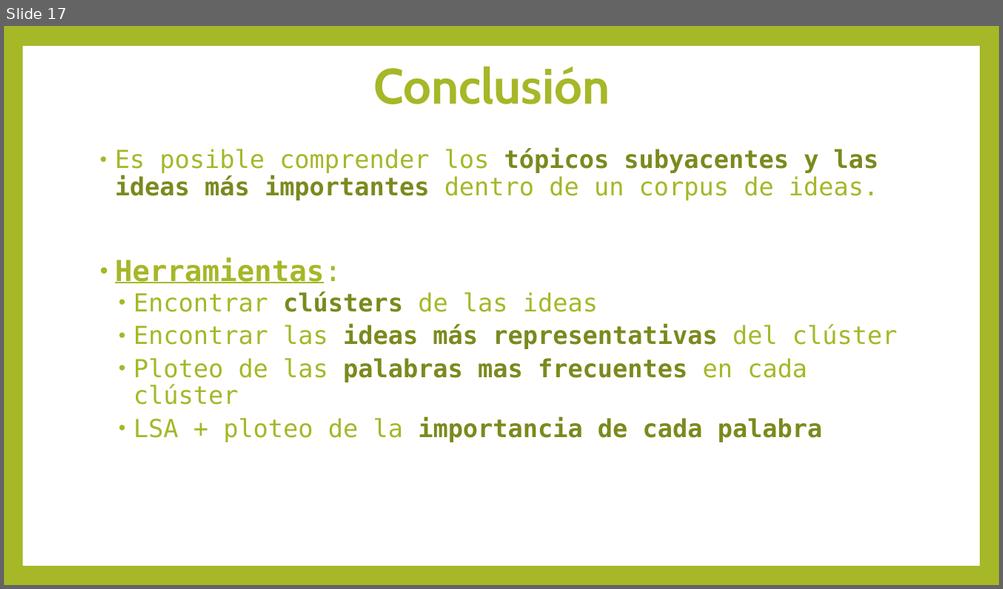
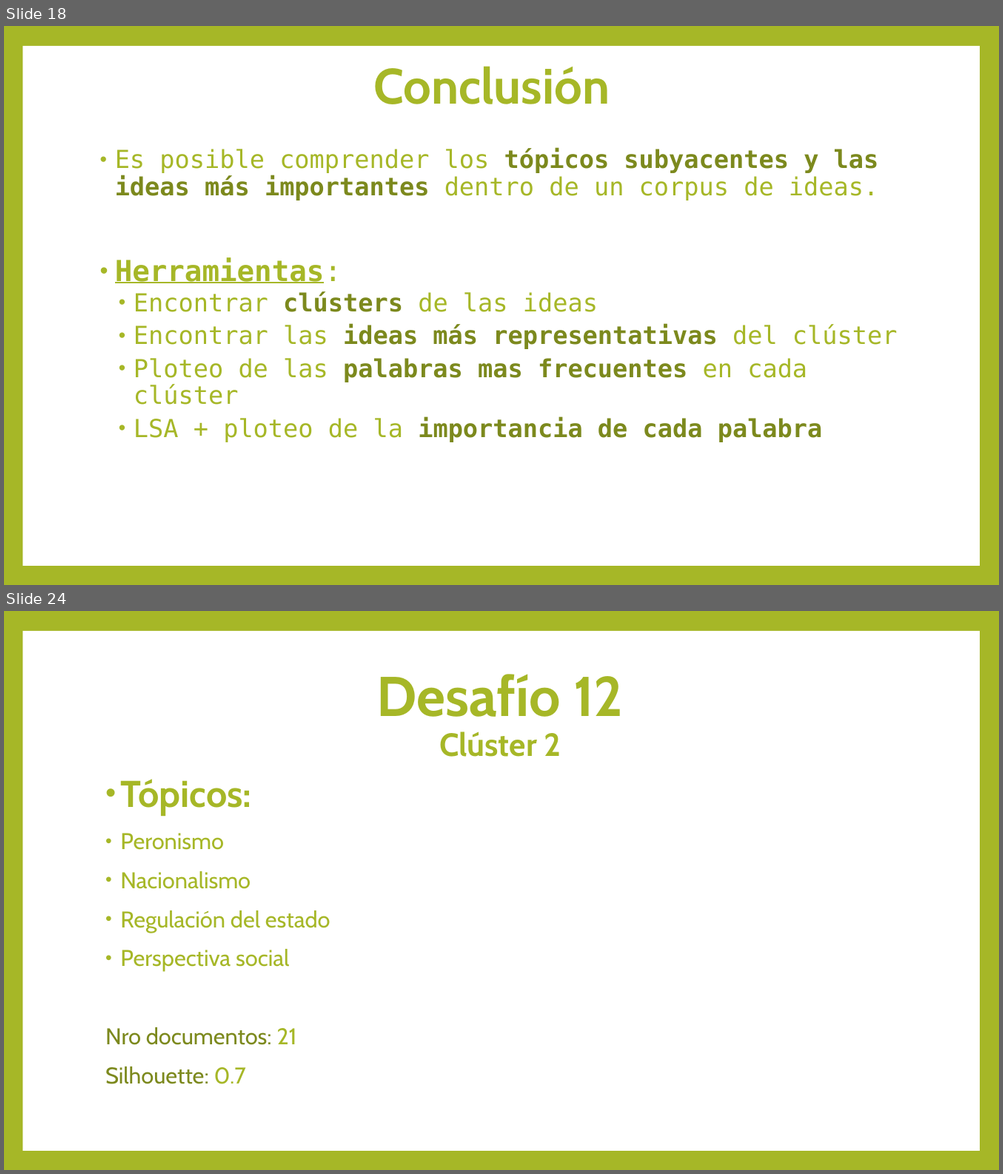
Before and after one commit to felipeaguirre66/PoliticsNLP, a slide deck: Summarization/presentacion_summarization.pptx. Shown one above the other, each under a label of ours: slide 17 before the commit, slides 18 and 24 after it; the slides between them are not shown. The pictures are 1003x589 and 1003x1174 pixels, drawn with LibreOffice and Linux fonts; fonts in the diff are those of the drawing. Boxes give left, top, right and bottom in pixels: in the first picture for what was removed or moved away, otherwise in the second. Text is boxed around its words. In the diff, an @@ line names an element or a change of style, - is before the commit and + after.

```diff
--- a/Summarization/presentacion_summarization.pptx
+++ b/Summarization/presentacion_summarization.pptx
@@ slide 24 added at [4, 611, 999, 1170], background #A6B727; not listed: 1 template element that a slide beside it also shows @@
@@ title added at [377, 674, 623, 757], 54 pt, text #A6B727, bold @@
+Desafío 12
+Clúster 2
@@ text added at [105, 779, 330, 1085], 22 pt, text #A6B727 @@
+• Tópicos:
+• Peronismo
+• Nacionalismo
+• Regulación del estado
+• Perspectiva social
+Nro documentos: 21
+Silhouette: 0.7
@@ what was slide 17 is now slide 18 @@
```
Also in this commit, not shown: 66 other slides added, 4 other files.
